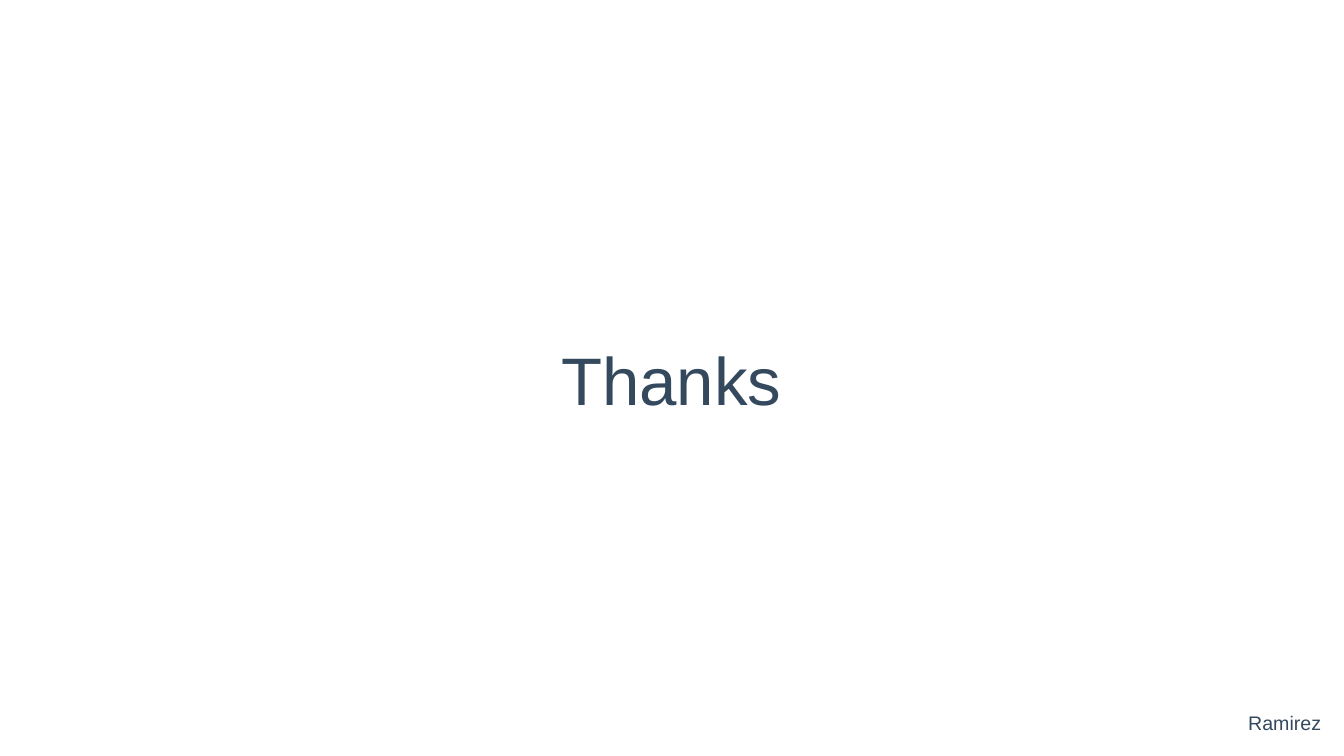
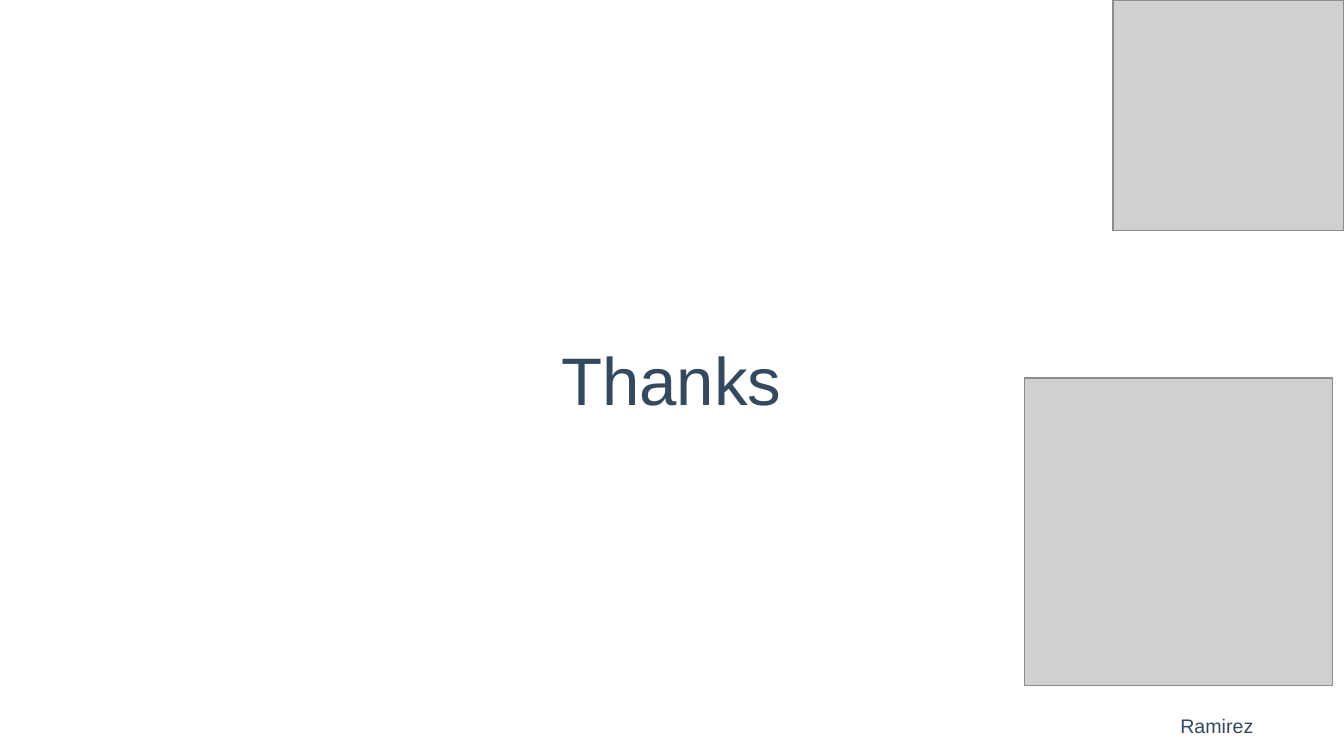
Before and after one commit to RamirezET/vue-sharing, a slide deck: slide 32 of Vue 2.pptx (slide 33 before the commit). Drawn at 1344x756 pixels with LibreOffice and Linux fonts; fonts in the diff are those of the drawing; grey boxes stand for pictures. Boxes give left, top, right and bottom in pixels: in the first picture for what was removed or moved away, otherwise in the second. Text is boxed around its words. In the diff, an @@ line names an element or a change of style, - is before the commit and + after.

```diff
--- a/Vue 2.pptx
+++ b/Vue 2.pptx
@@ picture added at bbox=[1113, 0, 1344, 231] @@
@@ picture added at bbox=[1025, 378, 1334, 687] @@
@@ text "Ramirez": place and size @@
-text "Ramirez" at bbox=[1248, 715, 1321, 730]
+text "Ramirez" at bbox=[1180, 718, 1253, 733]
```
Also in this commit, not shown: 6 other slides changed, 1 slide removed.
